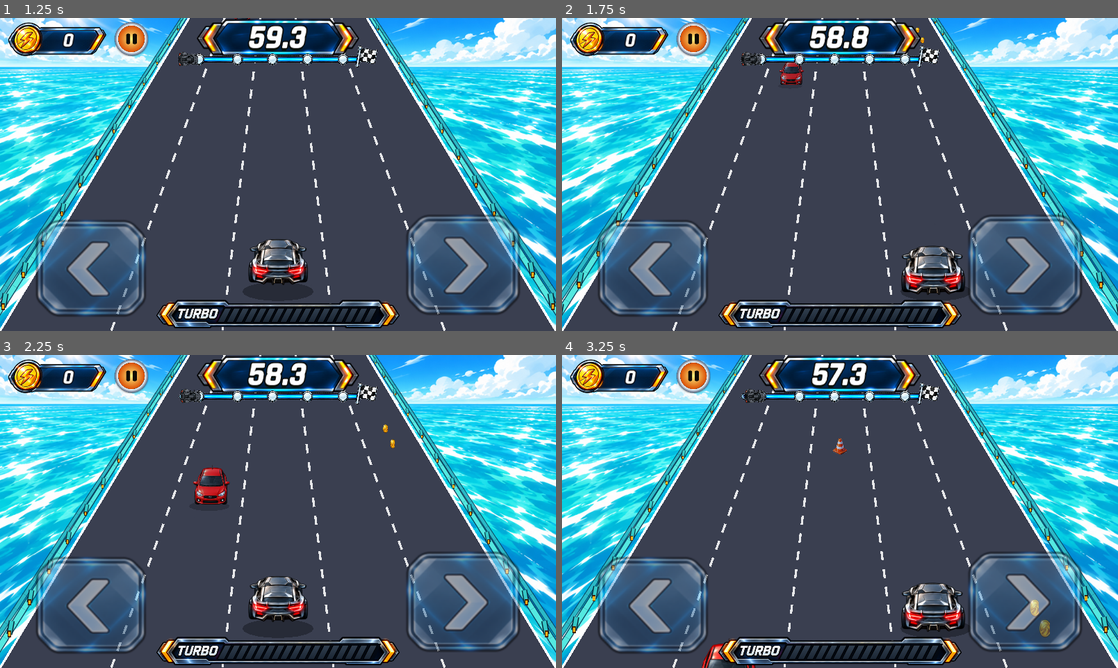
Above: before the commit, frames 1-4 (two rows, left to right).
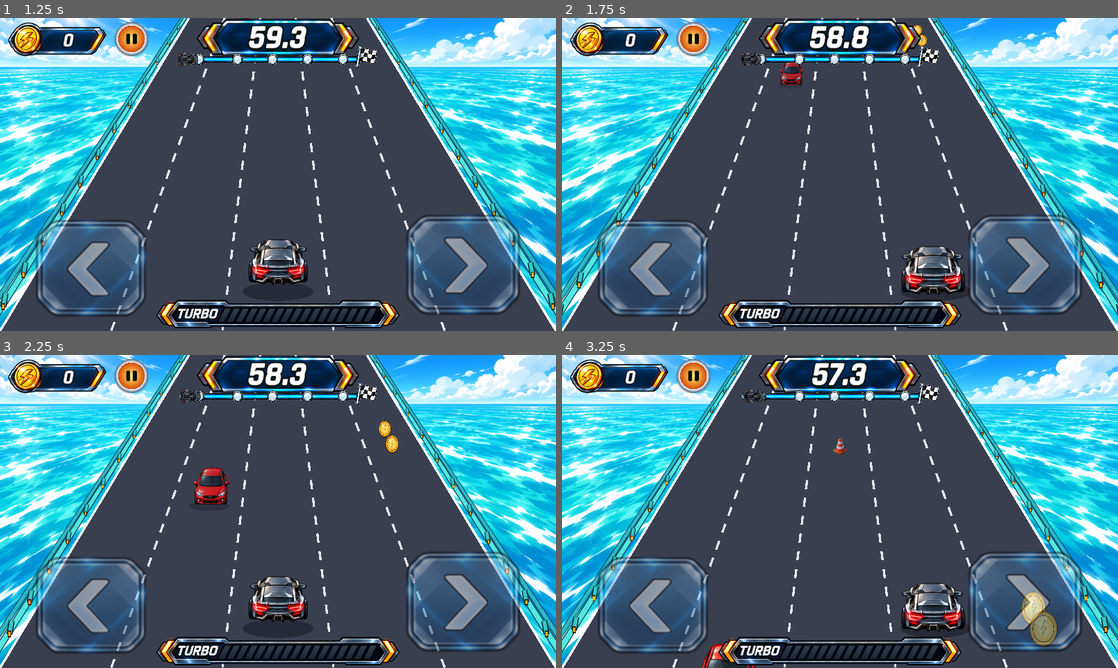
Above: after the commit, the same moments.

Repository: kjs8806/swerve
Game: Godot game, scene res://scenes/Main.tscn
The game is run twice, just before and just after one commit, with the same random seed, the same clock (stepped at 60 frames per second) and the same inputs.
Inputs:
- Up to frame 1 (1.25 s): click "TAP TO START" at 0.5 s
- Up to frame 2 (1.75 s): tap Enter at 1.25, 1.35 s; hold Right from 1.28 s (still down); tap Space at 1.52 s
- Up to frame 3 (2.25 s): release Right at 2.03 s; hold Left from 2.03 s (still down); tap Enter at 2.1 s
- Up to frame 4 (3.25 s): tap Space at 2.27 s; release Left at 2.78 s; hold Right from 2.78 s (still down); tap Enter at 2.85 s

Frame 1 is identical in both runs. In frame 2, less than 0.1% of the frame differs, in the area x 63-66%, y 2-9%; in frame 3, 0.2%; in frame 4, 0.7%, in the area x 82-90%, y 75-94%.

Commit message:
Recreate the coin pickup in HD and make it a bit bigger on the road
The old coin.png was a tiny 25x48 sprite that looked pixelated once
scaled up. Replaced it with a crisp, high-resolution circular coin
matching the HUD coin badge's gold/lightning-bolt style, and decoupled
its on-screen size from the source texture's raw pixel dimensions via a
COIN_DRAW_SCALE constant so it renders modestly larger than before.

Co-Authored-By: Claude Sonnet 5 <noreply@anthropic.com>
Claude-Session: https://claude.ai/code/session_01QqagUjceaYyhY4xqvSyKnT

Diff:
--- a/godot/scripts/Race.gd
+++ b/godot/scripts/Race.gd
@@ -88,6 +88,10 @@
 	preload("res://assets/vehicles/traffic-red-angle-sheet.png"),
 ]
 const TEX_COIN := preload("res://assets/collectibles/coin.png")
+# coin.png is a large-source HD circle (not sized 1:1 for the road), so its
+# draw size is derived from this instead of the raw texture pixel size - a
+# bit larger than the old sprite's on-screen footprint.
+const COIN_DRAW_SCALE := 0.19
 const TEX_TURBO_PICKUP := preload("res://assets/collectibles/turbo-pickup.png")
 const TURBO_SEGMENT_COUNT := 17
 const TEX_TURBO_SEGMENT_RED := preload("res://assets/hud/turbo-segment-red.png")
@@ -1101,7 +1105,7 @@
 
 func _draw_coin(pos: Vector2, scale: float) -> void:
 	var spin: float = 0.68 + 0.32 * abs(sin(elapsed_t * 5.0 + pos.x * 0.03))
-	var size := TEX_COIN.get_size() * scale
+	var size := TEX_COIN.get_size() * (scale * COIN_DRAW_SCALE)
 	size.x *= spin
 	draw_texture_rect(TEX_COIN, Rect2(pos - size * 0.5, size), false)
 
Binary file changed: godot/assets/collectibles/coin.png
